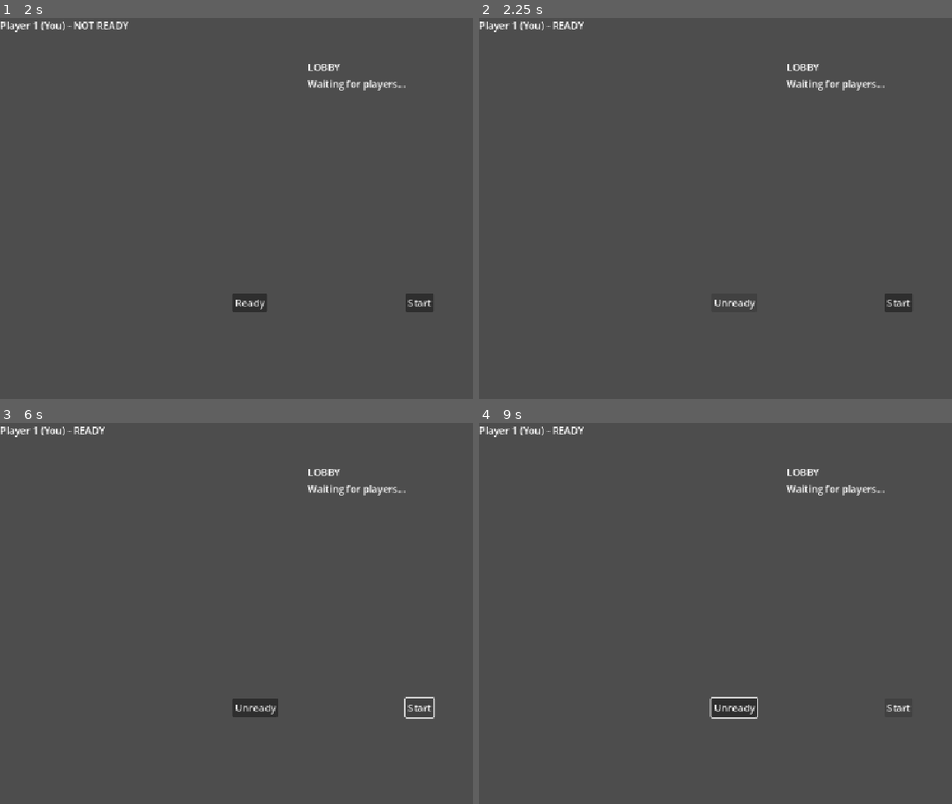
Above: before the commit, frames 1-4 (two rows, left to right).
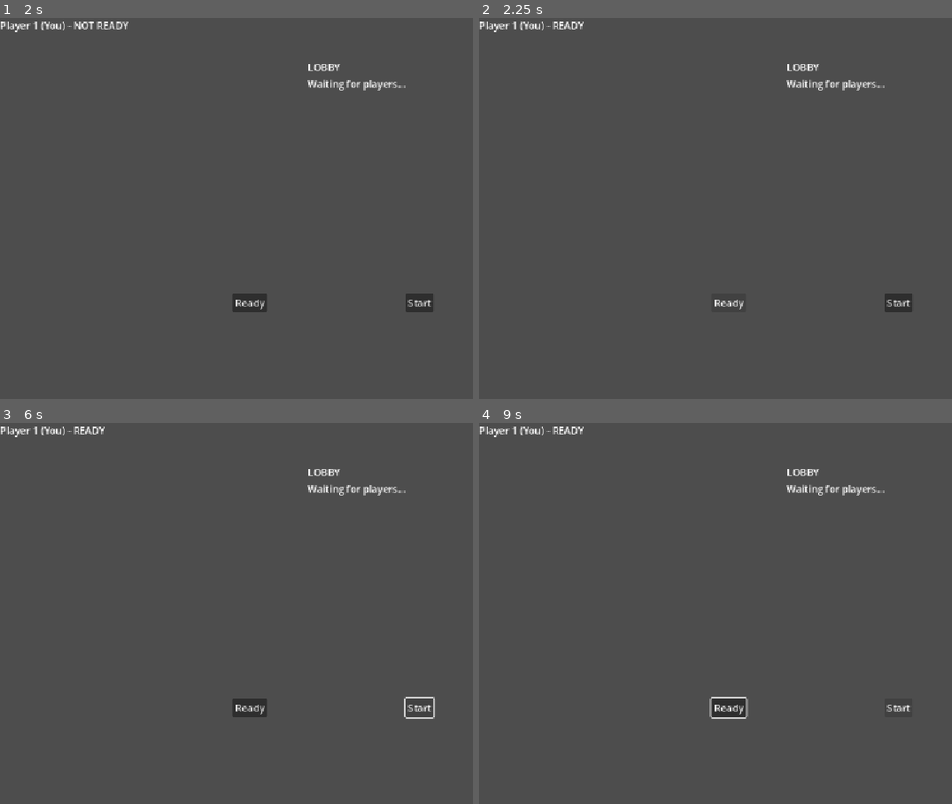
Above: after the commit, the same moments.

Repository: tszyana/SenselessChefs
Game: Godot game, scene res://scenes/main_menu.tscn
Same seed, same stepped clock (60 frames per second), same inputs: the game is played once before the commit and once after it.
Inputs (mouse positions are in pixels of both pictures, inside the frame that each line leads up to):
- Up to frame 1 (2 s): click (364, 338) at 0.52 s; type "Alex" at 0.6 s; click "Host Game" at 1.25 s
- Up to frame 2 (2.25 s): click "Ready" at 2 s
- Up to frame 3 (6 s): click "Unready" (after the commit: "Ready") at 2.75 s; click "Ready" at 3.5 s; click "Start" at 4.25 s; click "Start" at 5 s; tap Enter at 5.75 s; hold Right (right) from 5.78 s (still down)
- Up to frame 4 (9 s): tap Space at 6.5, 8 s; release Right (right) at 6.53 s; hold S (down) 6.53-7.28 s; tap Enter at 7.25, 8.75 s; hold Right (right) 7.28-8.03 s; hold Up (up) 8.03-8.78 s; hold Left (left) from 8.78 s (still down)

Frame 1 is identical in both runs. In frame 2, 0.1% of the frame differs, in the area x 49-59%, y 73-77%; in frame 3, 0.2%; in frame 4, 0.2%, in the area x 49-59%, y 71-78%.

Commit message:
fixing ready sync in lobby

Diff:
--- a/scripts/lobby.gd
+++ b/scripts/lobby.gd
@@ -40,10 +40,10 @@
 	if id == multiplayer.get_unique_id():
 		label.text += " (You)"
 
-		if players_ready.get(id, false):
-			label.text += " - READY"
-		else:
-			label.text += " - NOT READY"
+	if players_ready.get(id, false):
+		label.text += " - READY"
+	else:
+		label.text += " - NOT READY"
 
 	player_list.add_child(label)
 
@@ -52,16 +52,26 @@
 	is_ready = !is_ready
 	players_ready[multiplayer.get_unique_id()] = is_ready
 
-	if is_ready:
-		$ReadyButton.text = "Unready"
+	if multiplayer.is_server():
+		players_ready[multiplayer.get_unique_id()] = is_ready
+		update_player_list()
+		sync_ready_states.rpc(players_ready)
 	else:
-		$ReadyButton.text = "Ready"
+		set_ready_on_server.rpc_id(1, is_ready)
+
+@rpc("authority", "call_local", "reliable")
+func sync_ready_states(states: Dictionary) -> void:
+	players_ready = states
+	update_player_list()
+
+@rpc("any_peer", "reliable")
+func set_ready_on_server(ready: bool) -> void:
+	if not multiplayer.is_server():
+		return
+
+	var player_id := multiplayer.get_remote_sender_id()
+
+	players_ready[player_id] = ready
 
 	update_player_list()
-	set_ready.rpc(multiplayer.get_unique_id(), is_ready)
-
-
-@rpc("any_peer", "call_local", "reliable", 0)
-func set_ready(player_id: int, ready: bool):
-	players_ready[player_id] = ready
-	update_player_list()
+	sync_ready_states.rpc(players_ready)
